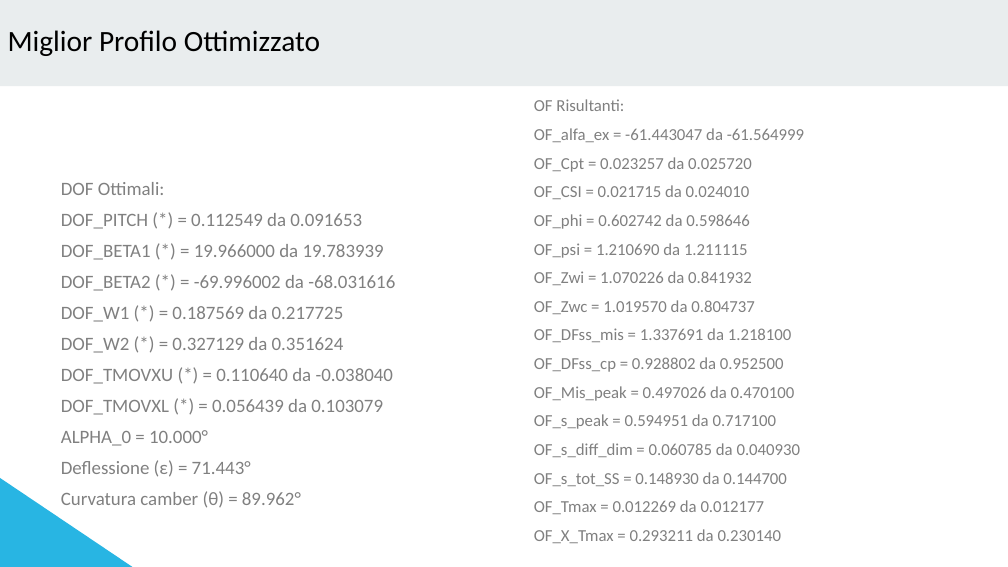
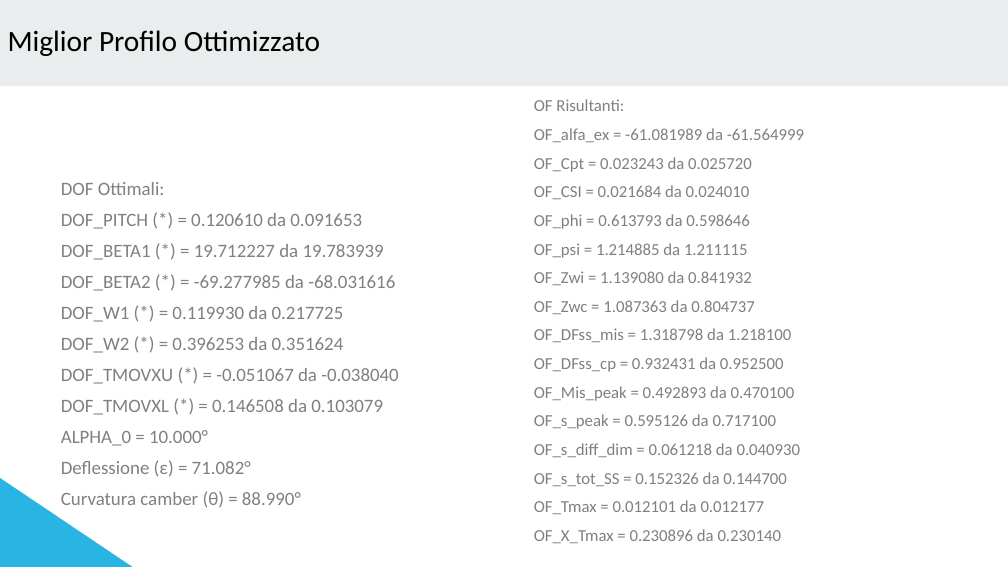
Before and after one commit to pecchiari1935822/Pecchiari_Reinforcement_Learning, a slide deck: slide 9 of Task2_delta_riga456.pptx. Drawn at 1008x567 pixels with LibreOffice and Linux fonts; fonts in the diff are those of the drawing. Boxes give left, top, right and bottom in pixels: in the first picture for what was removed or moved away, otherwise in the second. Text is boxed around its words. In the diff, an @@ line names an element or a change of style, - is before the commit and + after.

```diff
--- a/Task2_delta_riga456.pptx
+++ b/Task2_delta_riga456.pptx
@@ text at [534,128,804,543]: text changed @@
-OF_alfa_ex = -61.443047 da -61.564999
-OF_Cpt = 0.023257 da 0.025720
-OF_CSI = 0.021715 da 0.024010
-OF_phi = 0.602742 da 0.598646
-OF_psi = 1.210690 da 1.211115
-OF_Zwi = 1.070226 da 0.841932
-OF_Zwc = 1.019570 da 0.804737
-OF_DFss_mis = 1.337691 da 1.218100
-OF_DFss_cp = 0.928802 da 0.952500
-OF_Mis_peak = 0.497026 da 0.470100
-OF_s_peak = 0.594951 da 0.717100
-OF_s_diff_dim = 0.060785 da 0.040930
-OF_s_tot_SS = 0.148930 da 0.144700
-OF_Tmax = 0.012269 da 0.012177
-OF_X_Tmax = 0.293211 da 0.230140
+OF_alfa_ex = -61.081989 da -61.564999
+OF_Cpt = 0.023243 da 0.025720
+OF_CSI = 0.021684 da 0.024010
+OF_phi = 0.613793 da 0.598646
+OF_psi = 1.214885 da 1.211115
+OF_Zwi = 1.139080 da 0.841932
+OF_Zwc = 1.087363 da 0.804737
+OF_DFss_mis = 1.318798 da 1.218100
+OF_DFss_cp = 0.932431 da 0.952500
+OF_Mis_peak = 0.492893 da 0.470100
+OF_s_peak = 0.595126 da 0.717100
+OF_s_diff_dim = 0.061218 da 0.040930
+OF_s_tot_SS = 0.152326 da 0.144700
+OF_Tmax = 0.012101 da 0.012177
+OF_X_Tmax = 0.230896 da 0.230140
@@ text at [61,213,398,415]: text changed @@
-DOF_PITCH (*) = 0.112549 da 0.091653
-DOF_BETA1 (*) = 19.966000 da 19.783939
-DOF_BETA2 (*) = -69.996002 da -68.031616
-DOF_W1 (*) = 0.187569 da 0.217725
-DOF_W2 (*) = 0.327129 da 0.351624
-DOF_TMOVXU (*) = 0.110640 da -0.038040
-DOF_TMOVXL (*) = 0.056439 da 0.103079
+DOF_PITCH (*) = 0.120610 da 0.091653
+DOF_BETA1 (*) = 19.712227 da 19.783939
+DOF_BETA2 (*) = -69.277985 da -68.031616
+DOF_W1 (*) = 0.119930 da 0.217725
+DOF_W2 (*) = 0.396253 da 0.351624
+DOF_TMOVXU (*) = -0.051067 da -0.038040
+DOF_TMOVXL (*) = 0.146508 da 0.103079
@@ text at [61,460,301,508]: text changed @@
-Deflessione (ε) = 71.443°
-Curvatura camber (θ) = 89.962°
+Deflessione (ε) = 71.082°
+Curvatura camber (θ) = 88.990°
```
Also in this commit, not shown: 31 other files.
